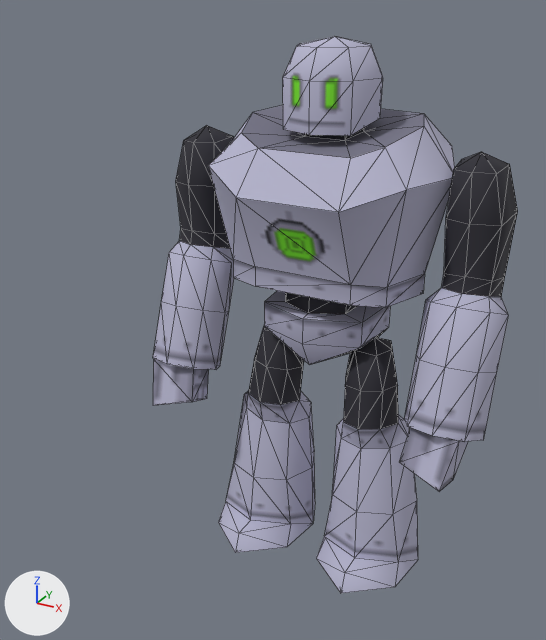
A saved change to the FBX model Assets/models/critter/robutt.FBX.
The view is the same before and after, from a 50 mm camera at (2.96, -6.54, 5.83) aimed at (-0.25, -0.7, 2.91). Lighting does not change. The marker at lower left points along +X, +Y and +Z. Mesh edges are drawn as thin lines. Where no turn or scale is listed for an object, it has been applied to the vertices.

In view in the first picture: 'robody'.
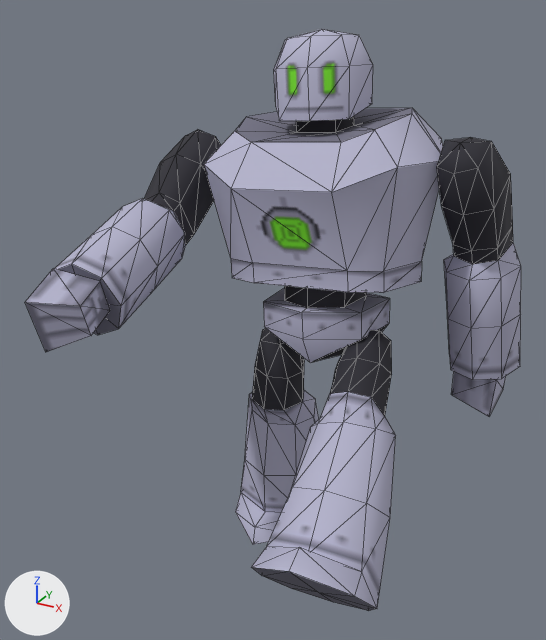
What differs and where, as boxes [x1, y1, x2, y2] in the pictures (546 x 640 px):
'robody', reshaped, moved, turned: before [153, 36, 518, 593]; after [204, 108, 443, 363]
'Object003', added: after [252, 330, 396, 611]
'Object002', added: after [25, 130, 221, 352]
'Object001', added: after [437, 137, 521, 417]
'Object004', added: after [235, 328, 319, 545]
'Object005', added: after [274, 29, 373, 121]
part 1 of me_mesh, deleted: before [153, 36, 518, 593]

Patch to the scene script:
```diff
--- a/Assets/models/critter/robutt.FBX.py
+++ b/Assets/models/critter/robutt.FBX.py
@@ me_mesh @@
 # used by ob_robody; location = (-0.01, 0.02, 2.63); scale = (0.0426, 0.0426, 0.0426)
-me_mesh.from_pydata(...)  # 320 vertices, 601 faces; spans x -42.7..42.7, y -22.4..18.8, z -60.0..65.8
+me_mesh.from_pydata(...)  # 74 vertices, 141 faces; spans x -28.2..28.2, y -21.8..18.8, z -8.1..52.7
+# me_mesh part 1: 7 loose pieces with 246 vertices, spanning x -42.7..42.7, y -22.4..11.6, z -60.0..65.8, are deleted
 me_mesh.materials.append(mat_robot)
@@ me_mesh_003 @@
+me_mesh_003.from_pydata(...)  # 52 vertices, 100 faces; spans x -0.24..0.89, y -2.45..0.1, z -1.94..0.22
+me_mesh_003.materials.append(mat_robot)  # picture img_robot_png
@@ me_mesh_002 @@
+me_mesh_002.from_pydata(...)  # 58 vertices, 106 faces; spans x -0.56..0.29, y -2.69..0.22, z -1.25..0.26
+me_mesh_002.materials.append(mat_robot)  # picture img_robot_png
@@ me_mesh_004 @@
+me_mesh_004.from_pydata(...)  # 52 vertices, 100 faces; spans x -0.64..0.43, y -0.47..0.91, z -2.59..0.08
+me_mesh_004.materials.append(mat_robot)  # picture img_robot_png
@@ me_mesh_005 @@
+me_mesh_005.from_pydata(...)  # 26 vertices, 48 faces; spans x -0.494..0.468, y -0.497..0.469, z -0.128..0.651
+me_mesh_005.materials.append(mat_robot)  # picture img_robot_png
@@ me_mesh_001 @@
+me_mesh_001.from_pydata(...)  # 58 vertices, 106 faces; spans x 0.0..0.85, y -0.29..1.04, z -2.68..0.24
+me_mesh_001.materials.append(mat_robot)  # picture img_robot_png
@@ ob_robody @@
 ob_robody = bpy.data.objects.new('robody', me_mesh)
-ob_robody.location = (-0.01, 0.02, 2.63)
+ob_robody.location = (0.0, 0.0, 2.65)
+ob_robody.rotation_euler = (-0.0876, -0.0869, 0.00762)  # degrees (-5, -5, 0.4)
 ob_robody.scale = (0.0426, 0.0426, 0.0426)
@@ ob_object003 @@
+ob_object003 = bpy.data.objects.new('Object003', me_mesh_003)
+ob_object003.location = (0.5, -0.01, 2.56)
@@ ob_object002 @@
+ob_object002 = bpy.data.objects.new('Object002', me_mesh_002)
+ob_object002.location = (-1.31, 0.14, 4.22)
@@ ob_object004 @@
+ob_object004 = bpy.data.objects.new('Object004', me_mesh_004)
+ob_object004.location = (-0.53, -0.02, 2.48)
@@ ob_object005 @@
+ob_object005 = bpy.data.objects.new('Object005', me_mesh_005)
+ob_object005.location = (-0.19, 0.19, 4.83)
@@ ob_object001 @@
+ob_object001 = bpy.data.objects.new('Object001', me_mesh_001)
+ob_object001.location = (0.99, 0.15, 4.37)
```
